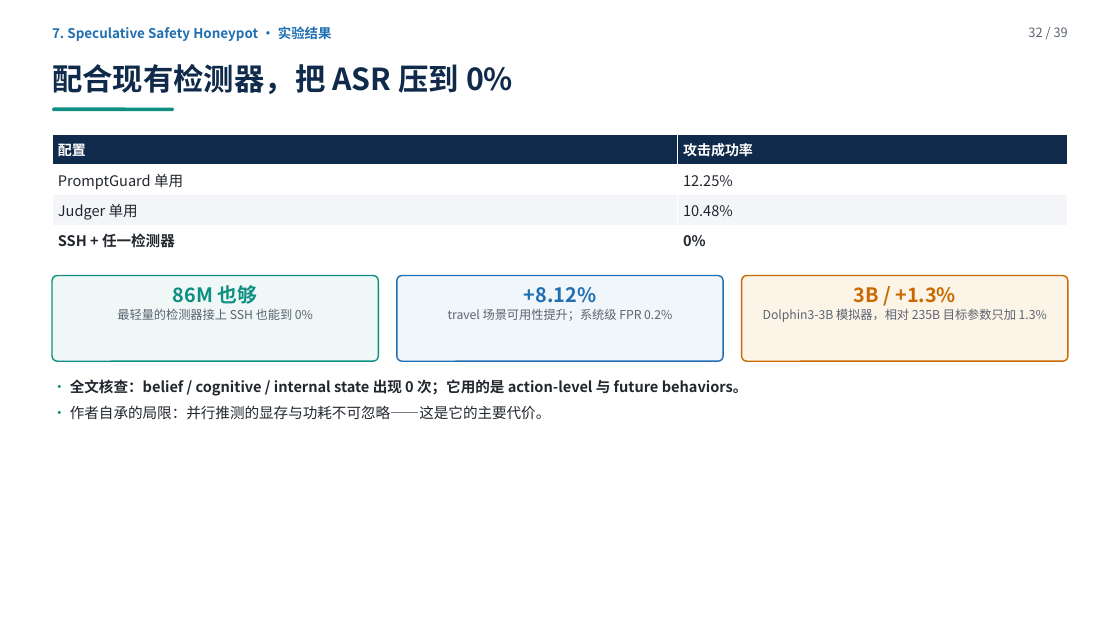
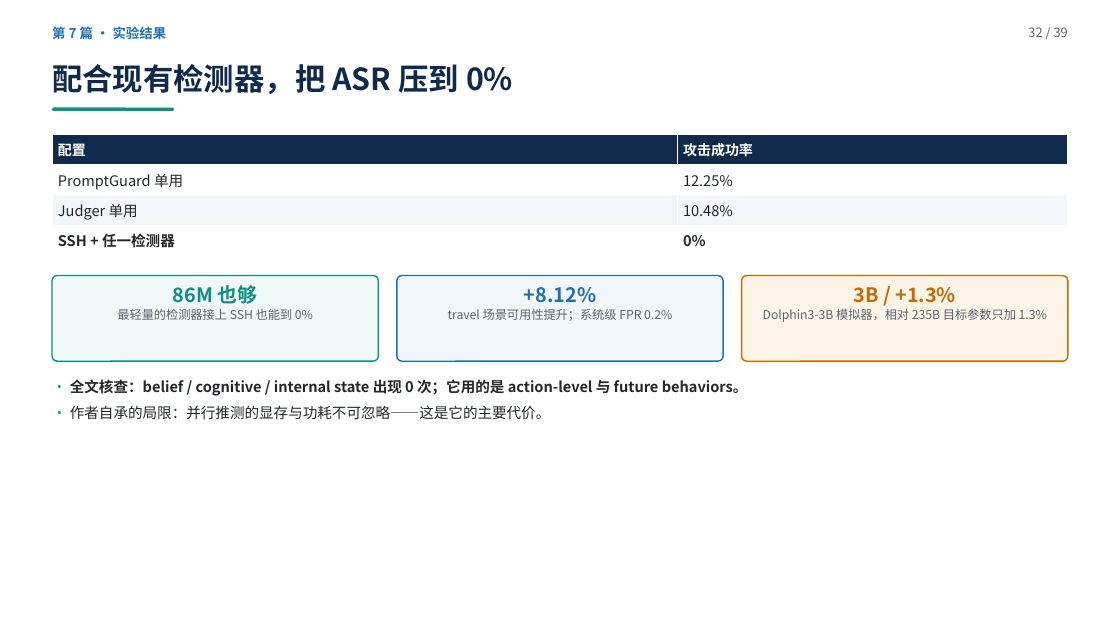
Before and after one commit to yiiiiiii1/multi-agent-remote-sensing, a slide deck: slide 32 of 阶段2-卫星多智能体防御/presentations/卫星多智能体安全调研汇报.pptx. Drawn at 1120x630 pixels with LibreOffice and Linux fonts; fonts in the diff are those of the drawing. Boxes give left, top, right and bottom in pixels: in the first picture for what was removed or moved away, otherwise in the second. Text is boxed around its words. In the diff, an @@ line names an element or a change of style, - is before the commit and + after.

```diff
--- a/阶段2-卫星多智能体防御/presentations/卫星多智能体安全调研汇报.pptx
+++ b/阶段2-卫星多智能体防御/presentations/卫星多智能体安全调研汇报.pptx
@@ text at <box>52,24,167,42</box>: text changed @@
-7. Speculative Safety Honeypot · 实验结果
+第 7 篇 · 实验结果
```
Also in this commit, not shown: 33 other slides changed, 3 other files.
